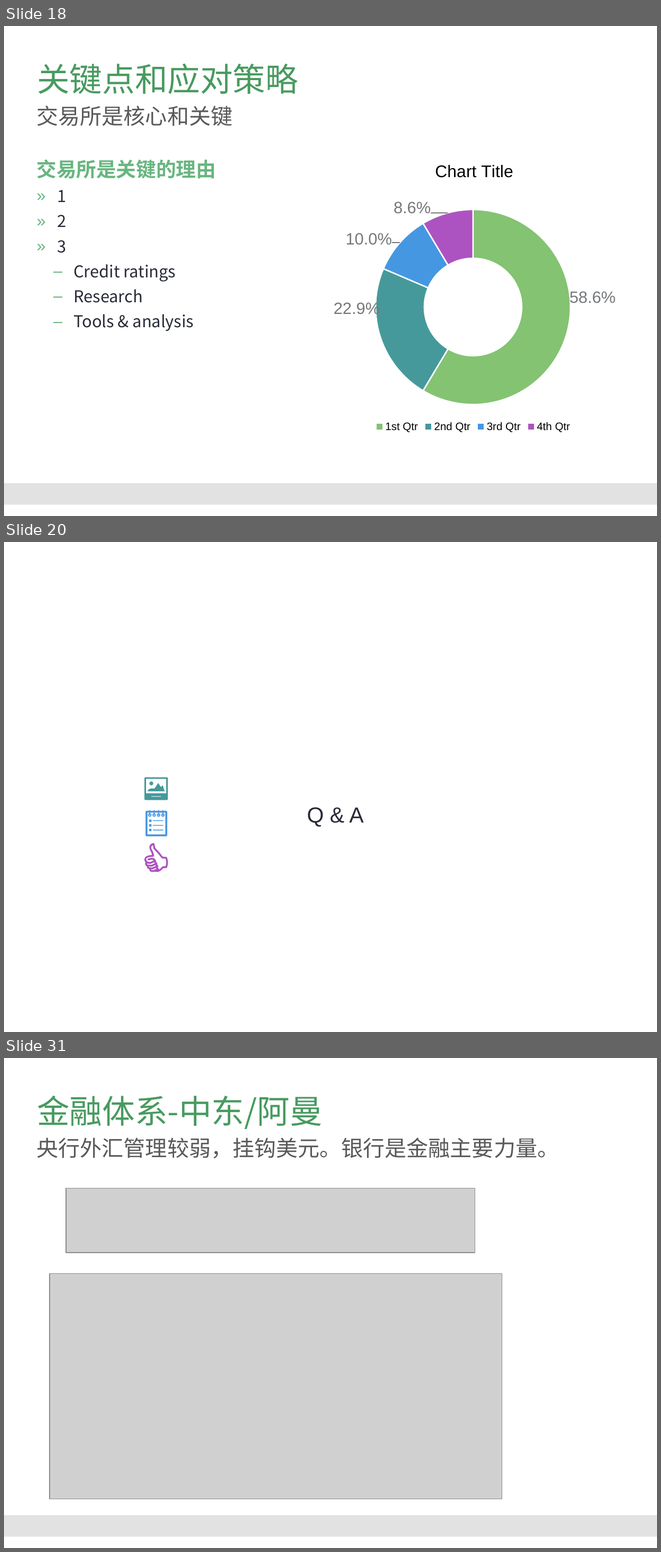
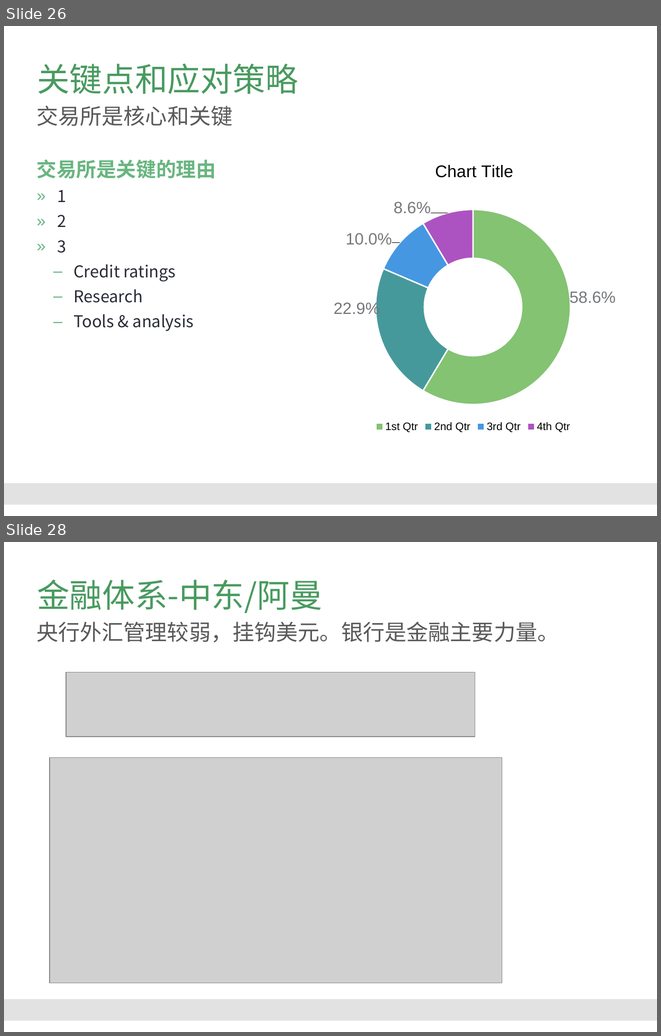
Before and after one commit to Catfeeds/DOC, a slide deck: A阿曼/proposal for Oman.pptx. Shown one above the other, each under a label of ours: slides 18, 20 and 31 before the commit, slides 26 and 28 after it; the slides between them are not shown. The pictures are 661x1552 and 661x1036 pixels, drawn with LibreOffice and Linux fonts; fonts in the diff are those of the drawing; grey boxes stand for pictures; background and template pictures are left out. Boxes give left, top, right and bottom in pixels: in the first picture for what was removed or moved away, otherwise in the second. Text is boxed around its words. In the diff, an @@ line names an element or a change of style, - is before the commit and + after.

```diff
--- a/A阿曼/proposal for Oman.pptx
+++ b/A阿曼/proposal for Oman.pptx
@@ slide 20 removed at [4,542,657,1032], background picture (left out) @@
@@ freeform shape removed at [144,777,168,800] @@
@@ freeform shape removed at [148,783,165,792] @@
@@ ellipse removed at [150,782,153,786] @@
@@ text removed at [307,807,363,827] @@
-Q & A
@@ freeform shape removed at [144,843,168,872] @@
@@ group removed at [146,810,167,836]: 7 freeform shapes @@
@@ what was slide 18 is now slide 26 @@
@@ what was slide 31 is now slide 28 @@
```
Also in this commit, not shown: 5 slides changed, 8 slides added, 10 other slides removed, 2 other files.
